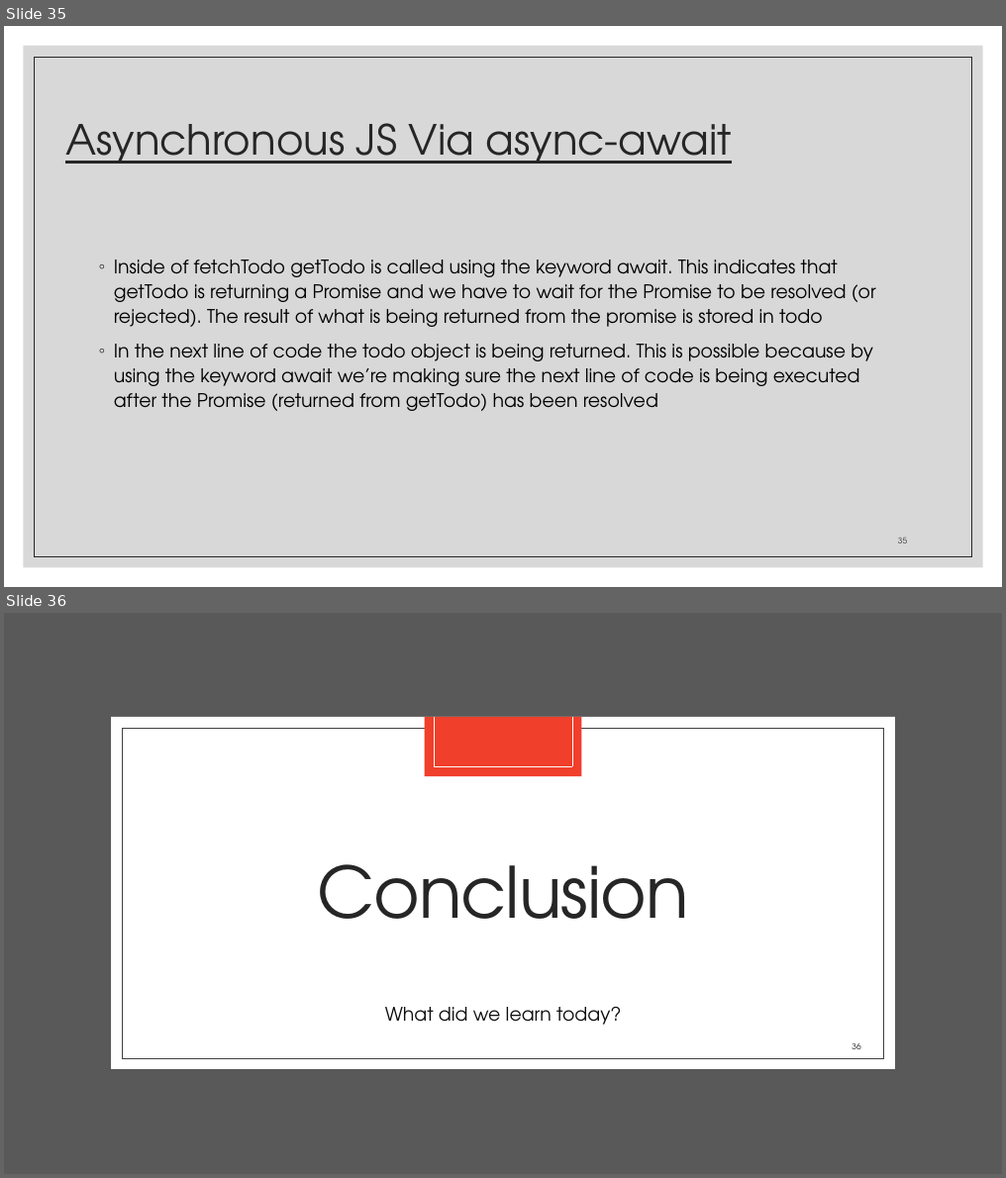
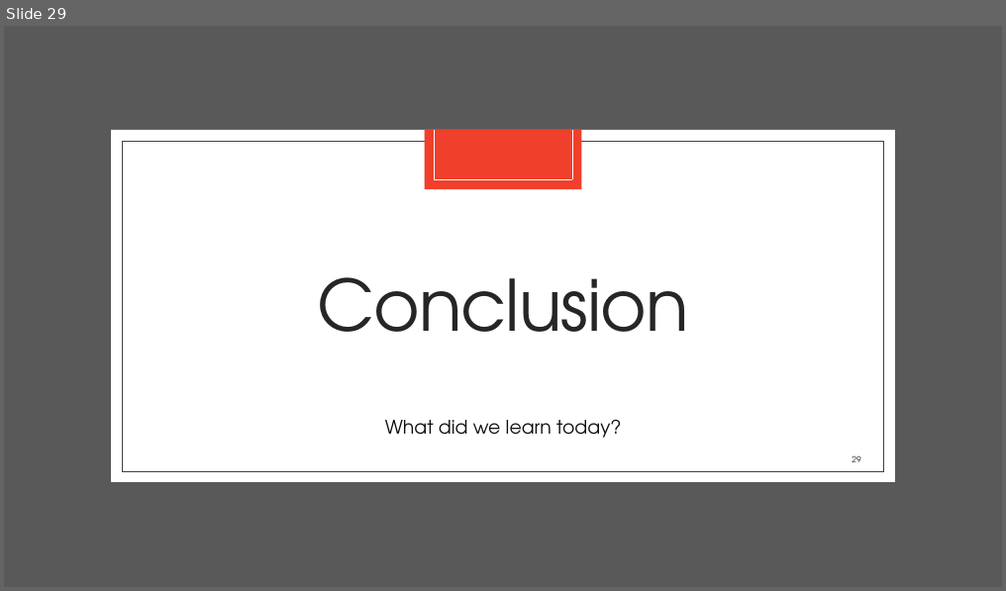
Before and after one commit to zackstotts/base-node-curriculum, a slide deck: unit_01/slides/Unit01-PartI.pptx. Shown one above the other, each under a label of ours: slides 35 and 36 before the commit, slide 29 after it. The pictures are 1006x1178 and 1006x591 pixels, drawn with LibreOffice and Linux fonts; fonts in the diff are those of the drawing. Boxes give left, top, right and bottom in pixels: in the first picture for what was removed or moved away, otherwise in the second. Text is boxed around its words. In the diff, an @@ line names an element or a change of style, - is before the commit and + after.

```diff
--- a/unit_01/slides/Unit01-PartI.pptx
+++ b/unit_01/slides/Unit01-PartI.pptx
@@ slide 35 removed at (x1=4, y1=26, x2=1002, y2=587), background #FFFFFF @@
@@ rectangle removed at (x1=24, y1=46, x2=983, y2=568) @@
@@ rectangle removed at (x1=35, y1=57, x2=972, y2=557) @@
@@ title removed at (x1=65, y1=123, x2=732, y2=164) @@
-Asynchronous JS Via async-await
@@ text removed at (x1=114, y1=260, x2=876, y2=411) @@
-◦ Inside of fetchTodo getTodo is called using the keyword await. This indicates that getTodo is returning a Promise and we have to wait for the Promise to be resolved (or rejected). The result of what is being returned from the promise is stored in todo
-◦ In the next line of code the todo object is being returned. This is possible because by using the keyword await we’re making sure the next line of code is being executed after the Promise (returned from getTodo) has been resolved
@@ page number removed at (x1=898, y1=538, x2=907, y2=544) @@
-35
@@ what was slide 36 is now slide 29 @@
@@ page number at (x1=851, y1=456, x2=860, y2=463): text changed @@
-36
+29
```
Also in this commit, not shown: 10 slides changed, 1 slide added, 7 other slides removed, 3 other files.
